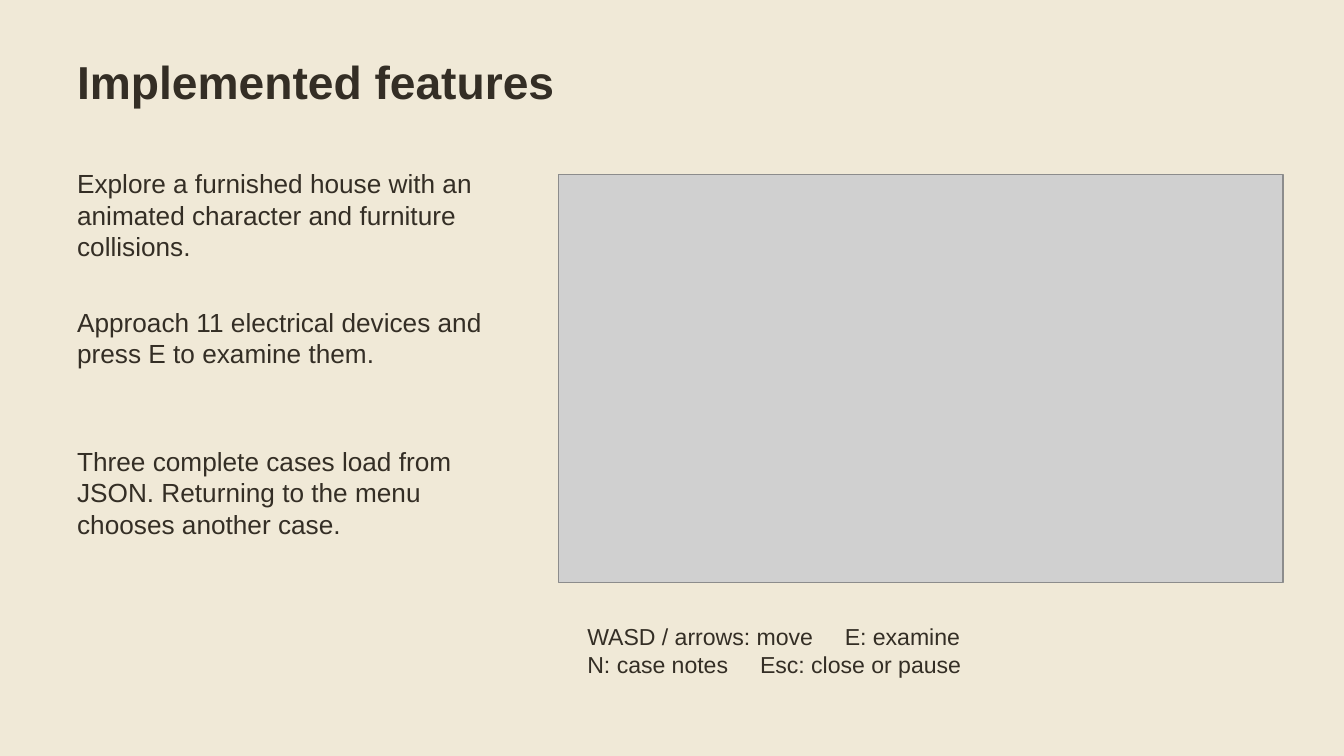
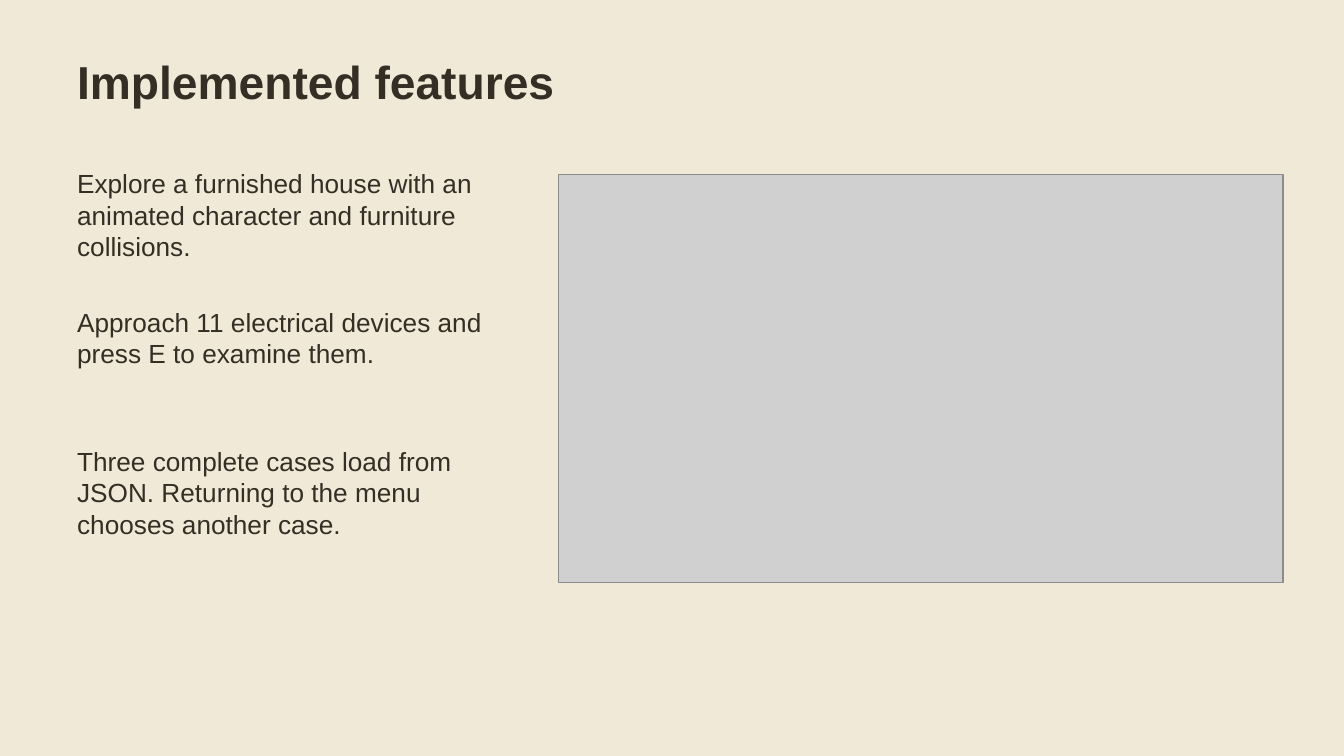
Before and after one commit to RLeja/HiddenWatts, a slide deck: slide 2 of docs/presentation/HiddenWatts-Prototype-I.pptx. Drawn at 1344x756 pixels with LibreOffice and Linux fonts; fonts in the diff are those of the drawing; grey boxes stand for pictures. Boxes give left, top, right and bottom in pixels: in the first picture for what was removed or moved away, otherwise in the second. Text is boxed around its words. In the diff, an @@ line names an element or a change of style, - is before the commit and + after.

```diff
--- a/docs/presentation/HiddenWatts-Prototype-I.pptx
+++ b/docs/presentation/HiddenWatts-Prototype-I.pptx
@@ text removed at bbox=[587, 628, 961, 678] @@
-WASD / arrows: move E: examine
-N: case notes Esc: close or pause
```
Also in this commit, not shown: 3 other slides changed, 1 slide added, 2 slides removed, 1 other file.
